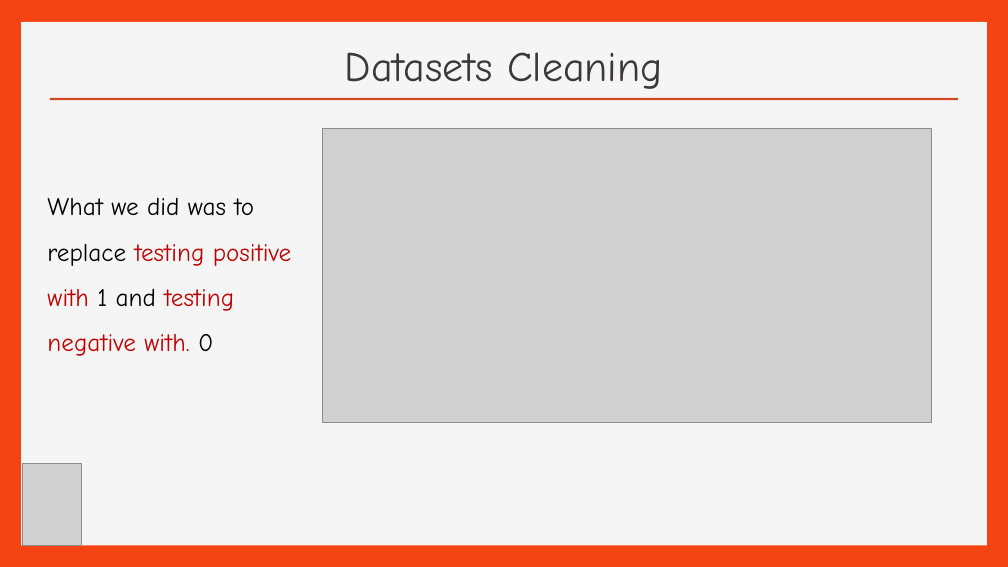
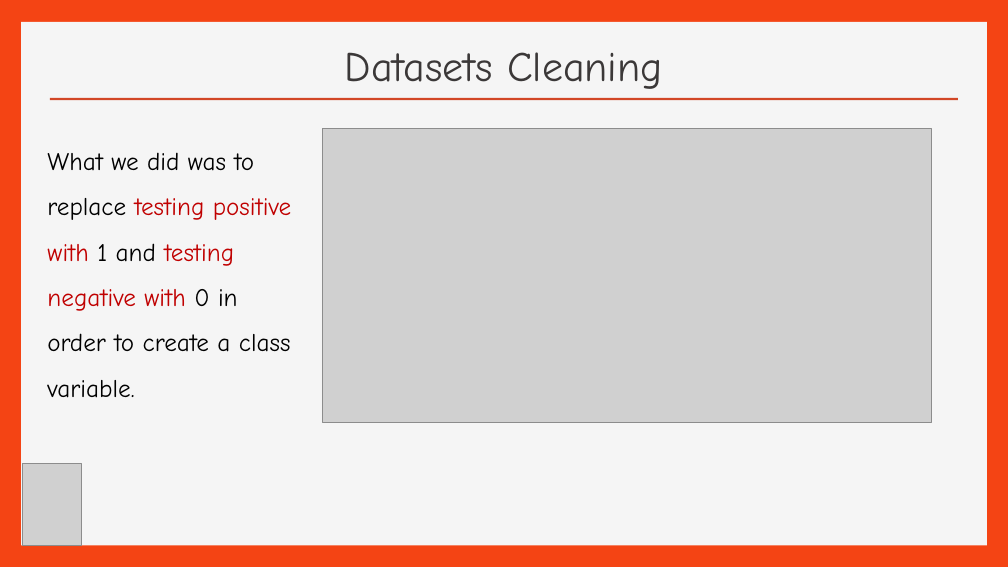
Before and after one commit to efreier12/Final-Project, a slide deck: slide 6 of Pima Indian Diabetes ( Final Project).ppt (slide 5 before the commit). Drawn at 1008x567 pixels with LibreOffice and Linux fonts; fonts in the diff are those of the drawing; grey boxes stand for pictures; background and template pictures are left out. Boxes give left, top, right and bottom in pixels: in the first picture for what was removed or moved away, otherwise in the second. Text is boxed around its words. In the diff, an @@ line names an element or a change of style, - is before the commit and + after.

```diff
--- a/Pima Indian Diabetes ( Final Project).ppt
+++ b/Pima Indian Diabetes ( Final Project).ppt
@@ text at box(47, 152, 291, 398): text changed; text colour #C00000 to #000000 @@
-What we did was to replace testing positive with 1 and testing negative with. 0
+What we did was to replace testing positive with 1 and testing negative with 0 in order to create a class variable.
```
Also in this commit, not shown: 3 other slides changed, 4 slides added, 3 slides removed.
